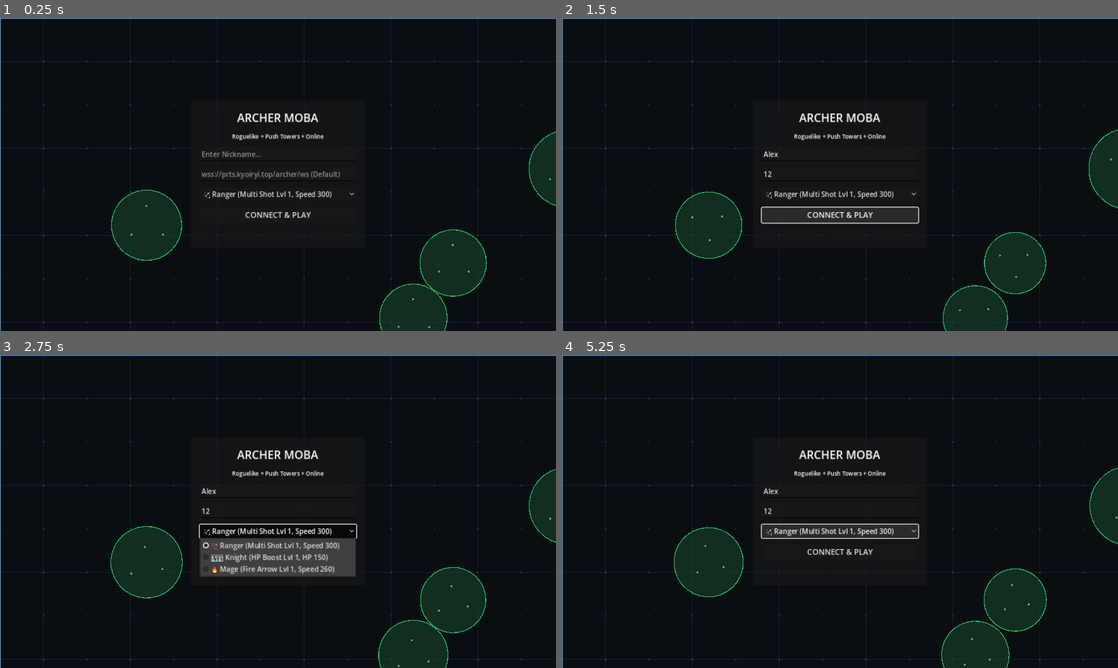
Above: before the commit, frames 1-4 (two rows, left to right).
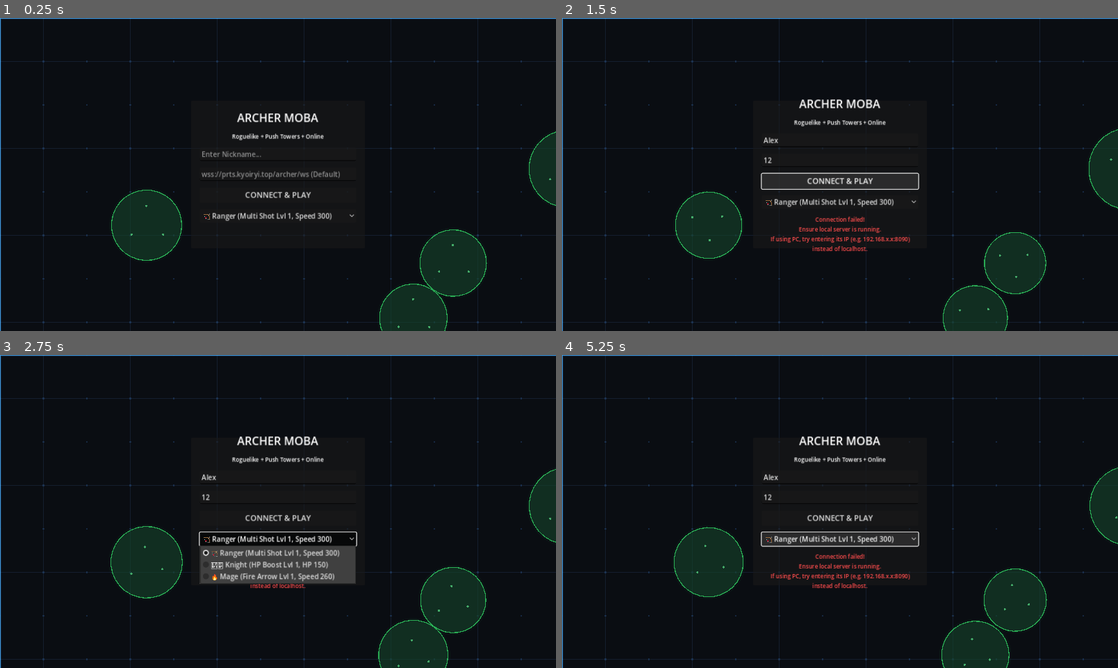
Above: after the commit, the same moments.

Repository: KYoiRyi/partygame-archer
Game: Godot game, scene res://Main.tscn
The game is run twice, just before and just after one commit, with the same random seed, the same clock (stepped at 60 frames per second) and the same inputs.
Inputs (mouse positions are in pixels of both pictures, inside the frame that each line leads up to):
- Up to frame 1 (0.25 s): no input
- Up to frame 2 (1.5 s): click (840, 155) at 0.52 s; type "Alex" at 0.6 s; click (840, 174) at 0.75 s; type "12" at 0.83 s; click "CONNECT & PLAY" at 1.25 s
- Up to frame 3 (2.75 s): click "🏹 Ranger (Multi Shot Lvl 1, S…" at 2 s
- Up to frame 4 (5.25 s): move the mouse to (962, 495) at 2.77 s; hold D 2.78-3.5 s; click (962, 495) at 2.92 s; drag from (728, 527) to (812, 574) at 3.52 s; move the mouse to (895, 442) at 4.27 s; hold D 4.28-5 s; drag from (812, 574) to (673, 464) at 5.02 s

The runs differ from the first frame. In frame 1, 0.6% of the frame differs, in the area x 36-64%, y 55-65%; in frame 2, 3.1%; in frame 3, 4.2%, in the area x 35-65%, y 26-75%; in frame 4, 2.8%.

Commit message:
fix: resolve GDScript theme override syntax error and add diagnostic status label to lobby

Diff:
--- a/client/Main.gd
+++ b/client/Main.gd
@@ -66,6 +66,7 @@
 
 # --- Interpolation / Smooth Positions ---
 var smooth_positions: Dictionary = {}
+var status_label: Label = null
 
 func _ready():
 	system_font = ThemeDB.fallback_font
@@ -78,6 +79,14 @@
 		$UI/Lobby/Panel/VBox/ServerInput.visible = true
 		$UI/Lobby/Panel/VBox/ServerInput.text = ""
 		$UI/Lobby/Panel/VBox/ServerInput.placeholder_text = "wss://prts.kyoiryi.top/archer/ws (Default)"
+
+	# Programmatic Status Label for Connection Status & Warnings
+	status_label = Label.new()
+	status_label.horizontal_alignment = HORIZONTAL_ALIGNMENT_CENTER
+	status_label.add_theme_color_override("font_color", Color(1, 0.3, 0.3)) # light red
+	status_label.add_theme_font_size_override("font_size", 13)
+	status_label.autowrap_mode = TextServer.AUTOWRAP_WORD_SMART
+	$UI/Lobby/Panel/VBox.add_child(status_label)
 
 	# Dynamic OptionButton for Hero Selection
 	hero_select_btn = OptionButton.new()
@@ -314,10 +323,14 @@
 			var final_url = server_input_text
 			if not (final_url.begins_with("ws://") or final_url.begins_with("wss://")):
 				final_url = "ws://" + final_url
-			# If the input doesn't have a path component (e.g. ws://localhost:8090), append /ws
-			var path_start = final_url.find("/", 6) # find after ws:// or wss://
-			if path_start == -1:
-				final_url = final_url + "/ws"
+
+			# If the input doesn't end with "/ws" (case insensitive), append it
+			var url_lower = final_url.to_lower()
+			if not url_lower.ends_with("/ws"):
+				if url_lower.ends_with("/"):
+					final_url = final_url + "ws"
+				else:
+					final_url = final_url + "/ws"
 			server_url = final_url
 		else:
 			server_url = "wss://prts.kyoiryi.top/archer/ws"
@@ -327,6 +340,9 @@
 	var ws_url = server_url + "?name=" + nickname.uri_encode() + "&hero=" + str(selected_hero_idx)
 
 	add_chat_message("System", "Connecting to " + ws_url + "...")
+	if status_label:
+		status_label.text = "Connecting to " + ws_url + "..."
+		status_label.add_theme_color_override("font_color", Color(0.8, 0.8, 0.8)) # grey
 
 	# Start connection state tracking
 	is_connecting = true
@@ -350,6 +366,8 @@
 			$UI/Lobby.visible = false
 			$UI/HUD.visible = true
 			add_chat_message("System", "Successfully connected!")
+			if status_label:
+				status_label.text = ""
 
 		# Read server packets
 		while socket.get_available_packet_count() > 0:
@@ -380,6 +398,9 @@
 			$UI/Lobby/Panel/VBox/JoinButton.disabled = false
 			$UI/Lobby/Panel/VBox/JoinButton.text = "CONNECT & PLAY"
 			add_chat_message("System", "Connection failed! Server might be offline.")
+			if status_label:
+				status_label.text = "Connection failed!\nEnsure local server is running.\nIf using PC, try entering its IP (e.g. 192.168.x.x:8090)\ninstead of localhost."
+				status_label.add_theme_color_override("font_color", Color(1, 0.3, 0.3)) # light red
 			if OS.has_feature("web"):
 				JavaScriptBridge.eval("alert('无法连接到服务器，请检查网络或确认服务器已运行。 (Failed to connect to server. Ensure it is running.)')")
 
@@ -392,6 +413,9 @@
 			$UI/Lobby/Panel/VBox/JoinButton.disabled = false
 			$UI/Lobby/Panel/VBox/JoinButton.text = "CONNECT & PLAY"
 			add_chat_message("System", "Connection timed out.")
+			if status_label:
+				status_label.text = "Connection timed out.\nEnsure address is reachable & server is listening."
+				status_label.add_theme_color_override("font_color", Color(1, 0.3, 0.3)) # light red
 			if OS.has_feature("web"):
 				JavaScriptBridge.eval("alert('连接超时，请确认服务器正常工作。 (Connection timed out.)')")
 
Not shown, changed: dist/index.html
Not shown, changed: dist/index.pck
